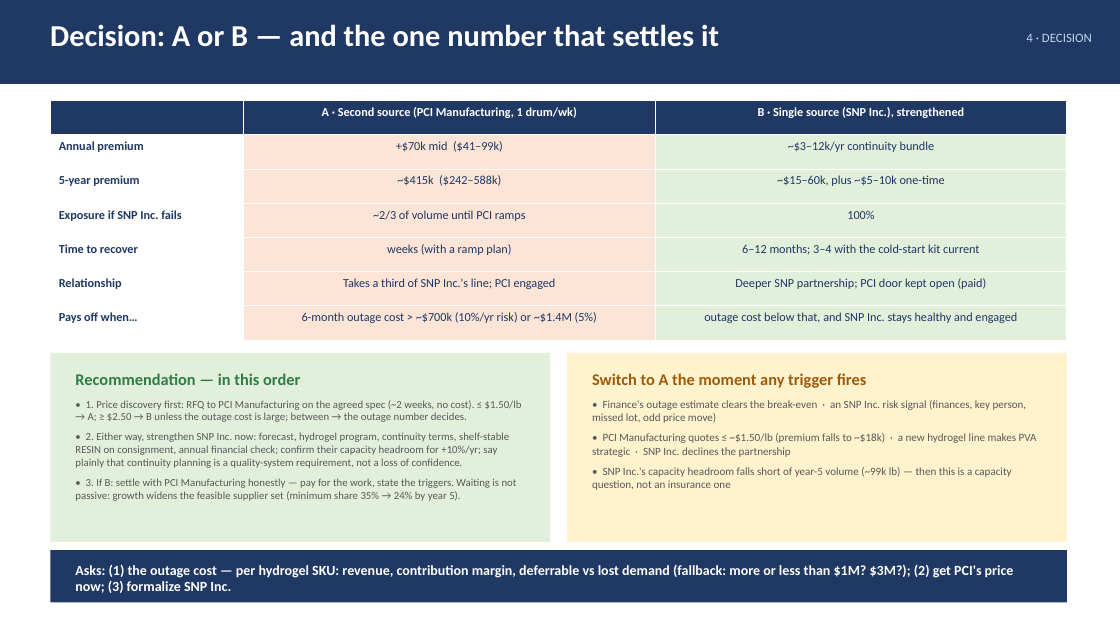
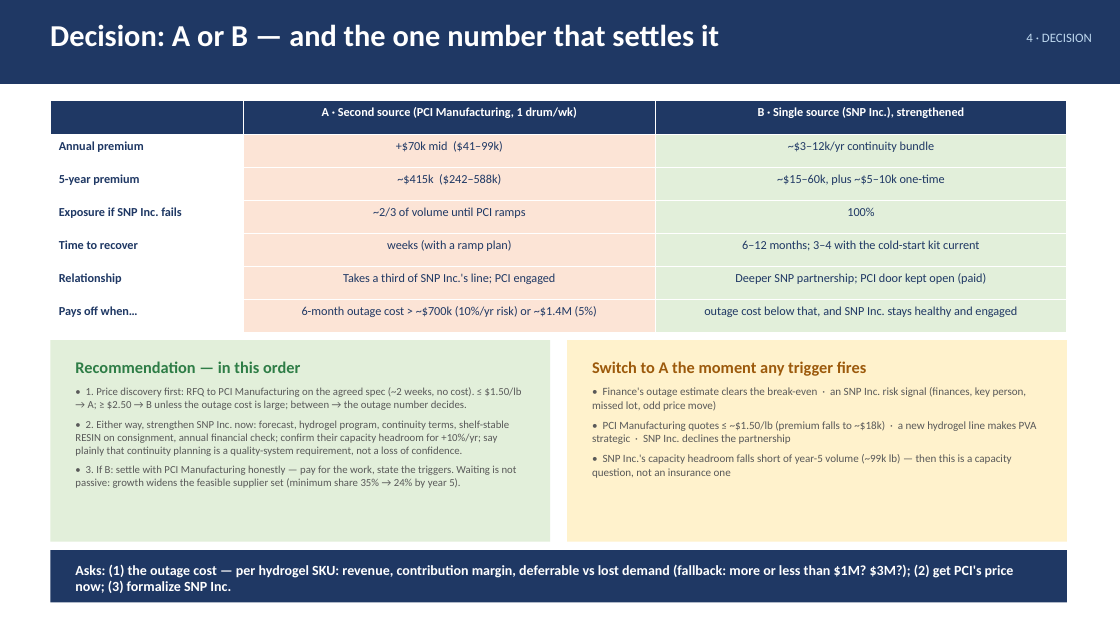
Before and after one commit to naviero1/Claude-Works, a slide deck: slide 8 of PVA second supplier initiative/PVA_Second_Supplier_Leadership_Deck.pptx. Drawn at 1120x630 pixels with LibreOffice and Linux fonts; fonts in the diff are those of the drawing. Boxes give left, top, right and bottom in pixels: in the first picture for what was removed or moved away, otherwise in the second. Text is boxed around its words. In the diff, an @@ line names an element or a change of style, - is before the commit and + after.

```diff
--- a/PVA second supplier initiative/PVA_Second_Supplier_Leadership_Deck.pptx
+++ b/PVA second supplier initiative/PVA_Second_Supplier_Leadership_Deck.pptx
@@ table: place and size @@
-table at bbox=[50, 101, 1067, 340]
+table at bbox=[50, 101, 1067, 332]
@@ rectangle: place and size @@
-rectangle at bbox=[50, 353, 550, 542]
+rectangle at bbox=[50, 340, 550, 542]
@@ text "Recommendation — in this order": place and size @@
-text "Recommendation — in this order" at bbox=[75, 373, 522, 501]
+text "Recommendation — in this order" at bbox=[75, 361, 522, 488]
@@ rectangle: place and size @@
-rectangle at bbox=[567, 353, 1067, 542]
+rectangle at bbox=[567, 340, 1067, 542]
@@ text "Switch to A the moment ...": place and size @@
-text "Switch to A the moment ..." at bbox=[592, 373, 1037, 490]
+text "Switch to A the moment ..." at bbox=[592, 361, 1037, 478]
```
Also in this commit, not shown: 1 other slide changed, 1 other file.
